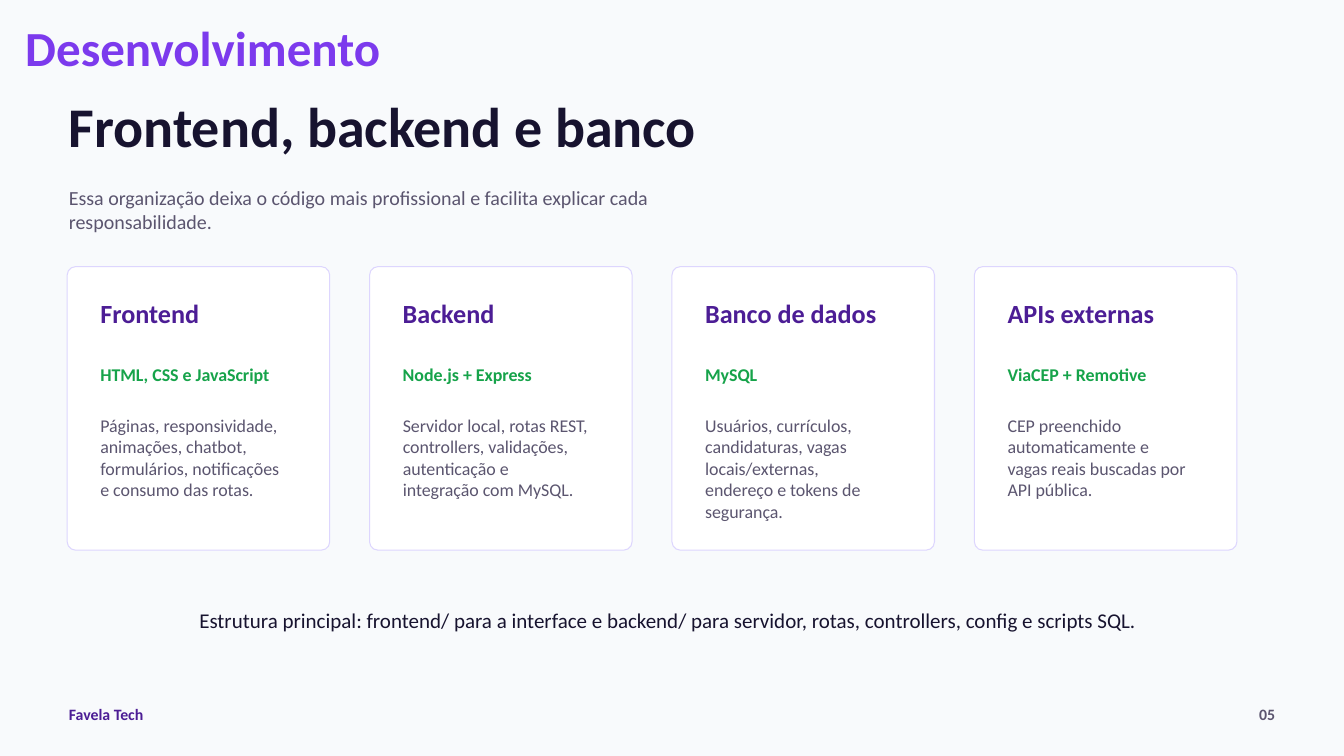
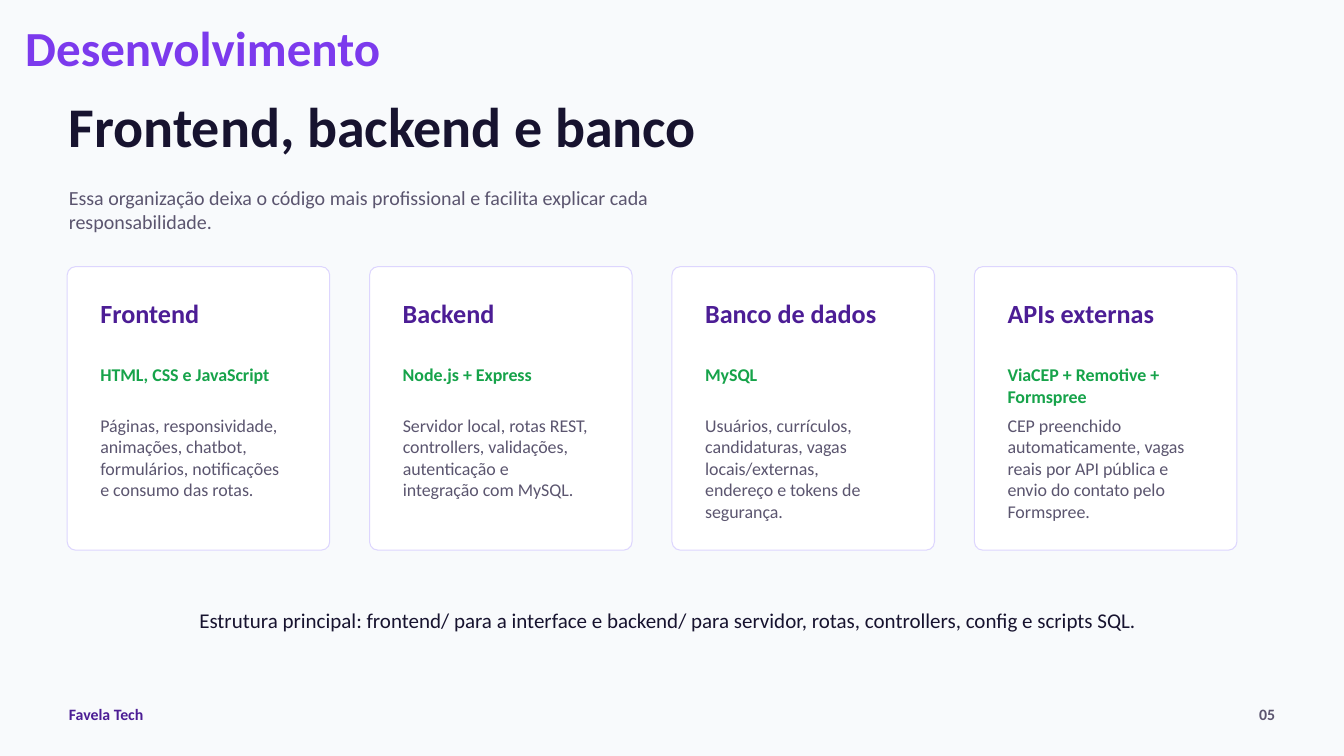
Before and after one commit to victor-hugor-log/Projeto-Final, a slide deck: slide 5 of pitch/favela-tech-apresentacao.pptx. Drawn at 1344x756 pixels with LibreOffice and Linux fonts; fonts in the diff are those of the drawing. Boxes give left, top, right and bottom in pixels: in the first picture for what was removed or moved away, otherwise in the second. Text is boxed around its words. In the diff, an @@ line names an element or a change of style, - is before the commit and + after.

```diff
--- a/pitch/favela-tech-apresentacao.pptx
+++ b/pitch/favela-tech-apresentacao.pptx
@@ text at bbox=[1008, 368, 1147, 406]: text changed @@
-ViaCEP + Remotive
+ViaCEP + Remotive + Formspree
@@ text at bbox=[1008, 419, 1185, 521]: text changed @@
-CEP preenchido automaticamente e vagas reais buscadas por API pública.
+CEP preenchido automaticamente, vagas reais por API pública e envio do contato pelo Formspree.
```
Also in this commit, not shown: 2 other slides changed, 1 slide added, 6 other files.
